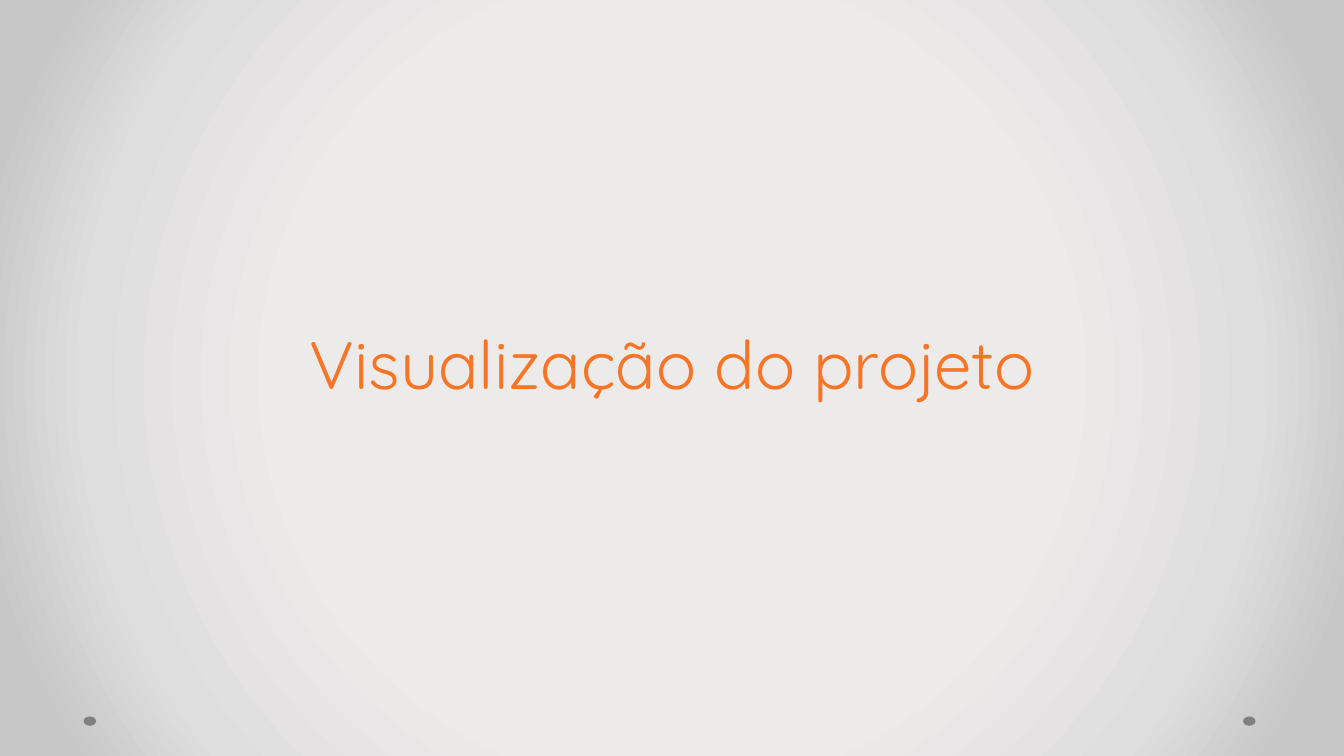
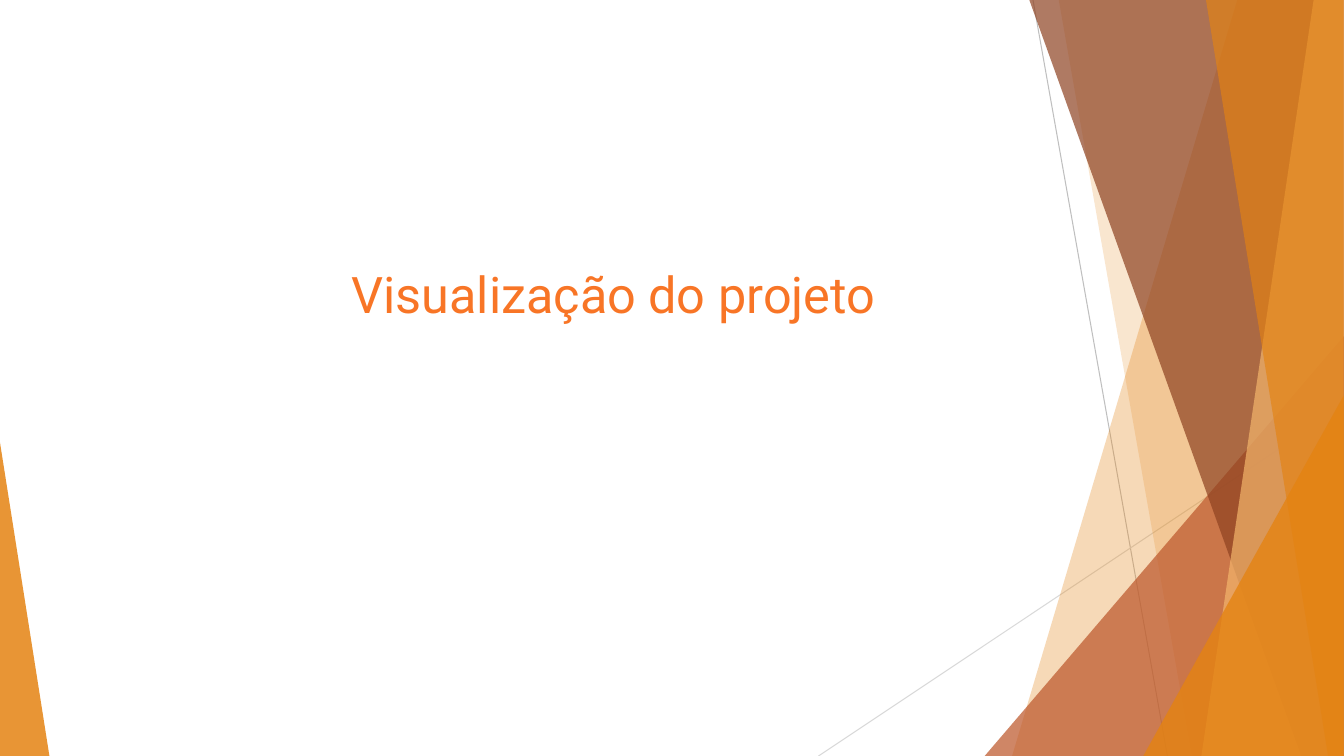
Before and after one commit to diogomneves/Alentejo-Pleasures, a slide deck: slide 9 of Apresentação_AlentejoPleasures.pptx (slide 5 before the commit). Drawn at 1344x756 pixels with LibreOffice and Linux fonts; fonts in the diff are those of the drawing. Boxes give left, top, right and bottom in pixels: in the first picture for what was removed or moved away, otherwise in the second. Text is boxed around its words. In the diff, an @@ line names an element or a change of style, - is before the commit and + after.

```diff
--- a/Apresentação_AlentejoPleasures.pptx
+++ b/Apresentação_AlentejoPleasures.pptx
@@ background gradient #EDEBEB to #E0DEDE to #C9C7C7 to #FFFFFF @@
@@ title "Visualização do projeto": place and size @@
-title "Visualização do projeto" at bbox=[310, 339, 1034, 403]
+title "Visualização do projeto" at bbox=[351, 275, 875, 324]
@@ title "Visualização do projeto" at bbox=[351, 275, 875, 324]: size 48 to 36 pt, font Quicksand to Roboto; line spacing 48pt to 1; vertical alignment bottom to top @@
@@ group added at bbox=[0, 0, 1344, 756]: 5 freeform shapes, 3 triangles, 2 lines @@
@@ ellipse removed at bbox=[84, 717, 96, 726] @@
@@ ellipse removed at bbox=[1243, 717, 1255, 726] @@
```
Also in this commit, not shown: 3 other slides changed, 5 slides added, 1 slide removed.
